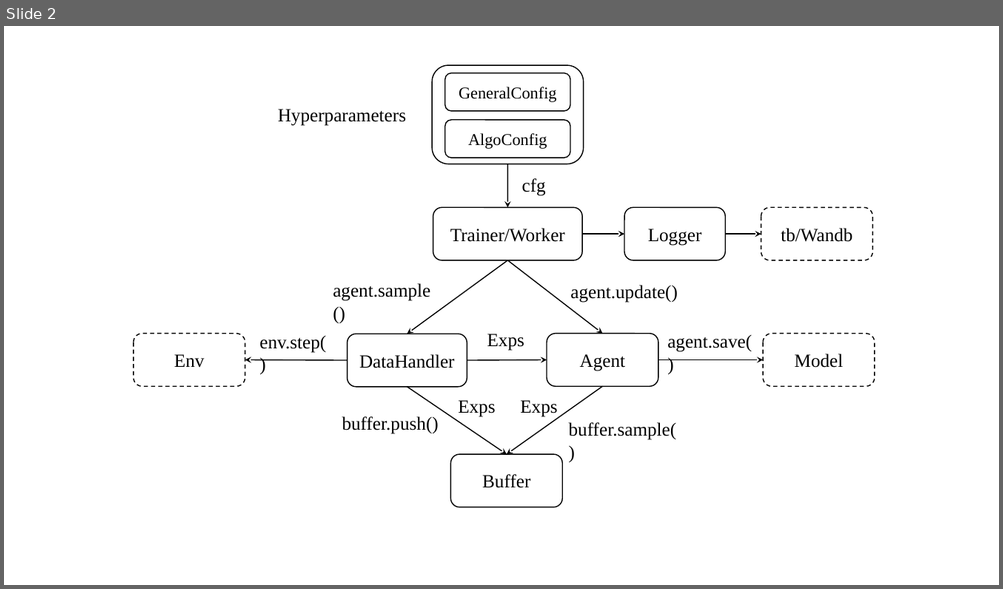
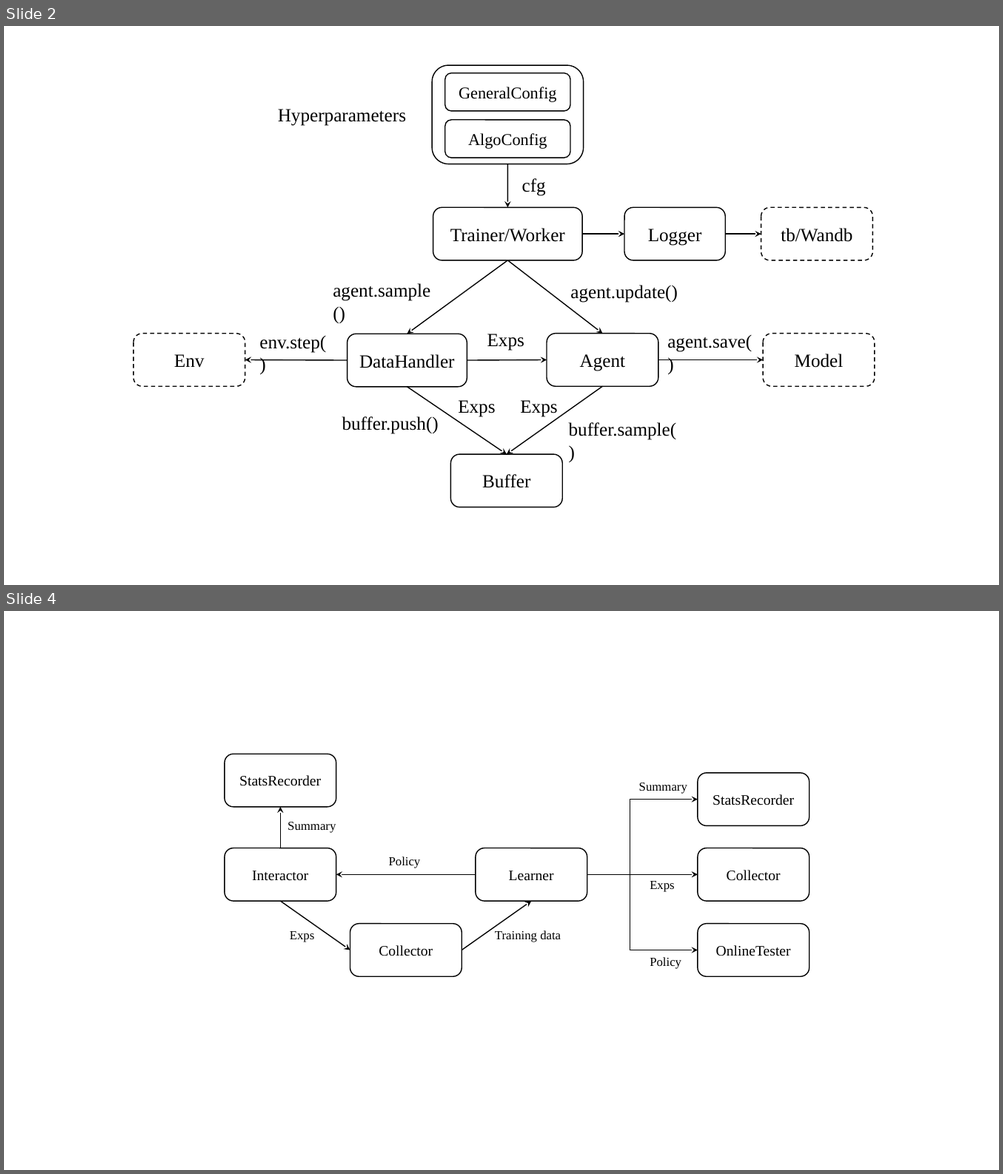
Before and after one commit to johnjim0816/joyrl-offline, a slide deck: docs/main.pptx. Shown one above the other, each under a label of ours: slide 2 before the commit, slides 2 and 4 after it; the slides between them are not shown. The pictures are 1003x589 and 1003x1174 pixels, drawn with LibreOffice and Linux fonts; fonts in the diff are those of the drawing. Boxes give left, top, right and bottom in pixels: in the first picture for what was removed or moved away, otherwise in the second. Text is boxed around its words. In the diff, an @@ line names an element or a change of style, - is before the commit and + after.

```diff
--- a/docs/main.pptx
+++ b/docs/main.pptx
@@ slide 4 added at bbox=[4, 611, 999, 1170], background #FFFFFF @@
@@ rounded rectangle added at bbox=[225, 755, 337, 807], outline #000000 1 pt, 14 pt, text #000000 @@
+StatsRecorder
@@ text added at bbox=[639, 783, 687, 794], 12 pt, text #000000 @@
+Summary
@@ rounded rectangle added at bbox=[698, 773, 810, 826], outline #000000 1 pt, 14 pt, text #000000 @@
+StatsRecorder
@@ arrow added from (280, 849) to (280, 807), #000000 1 pt @@
@@ elbow arrow added from (630, 875) to (698, 800), #000000 1 pt @@
@@ text added at bbox=[287, 822, 336, 833], 12 pt, text #000000 @@
+Summary
@@ rounded rectangle added at bbox=[225, 849, 337, 901], outline #000000 1 pt, 14 pt, text #000000 @@
+Interactor
@@ rounded rectangle added at bbox=[475, 849, 587, 901], outline #000000 1 pt, 14 pt, text #000000 @@
+Learner
@@ rounded rectangle added at bbox=[698, 849, 810, 901], outline #000000 1 pt, 14 pt, text #000000 @@
+Collector
@@ arrow added from (475, 875) to (336, 875), #000000 1 pt @@
@@ text added at bbox=[389, 857, 421, 869], 12 pt, text #000000 @@
+Policy
@@ arrow added from (586, 875) to (698, 875), #000000 1 pt @@
@@ elbow arrow added from (630, 874) to (698, 951), #000000 1 pt @@
@@ text added at bbox=[649, 881, 674, 892], 12 pt, text #000000 @@
+Exps
@@ arrow added from (280, 901) to (350, 951), #000000 1 pt @@
@@ arrow added from (461, 951) to (532, 901), #000000 1 pt @@
@@ text added at bbox=[290, 931, 315, 943], 12 pt, text #000000 @@
+Exps
@@ rounded rectangle added at bbox=[350, 923, 462, 977], outline #000000 1 pt, 14 pt, text #000000 @@
+Collector
@@ text added at bbox=[495, 931, 560, 943], 12 pt, text #000000 @@
+Training data
@@ rounded rectangle added at bbox=[698, 923, 810, 977], outline #000000 1 pt, 14 pt, text #000000 @@
+OnlineTester
@@ text added at bbox=[649, 957, 681, 969], 12 pt, text #000000 @@
+Policy
```
Also in this commit, not shown: 1 other slide added, 7 other files.
